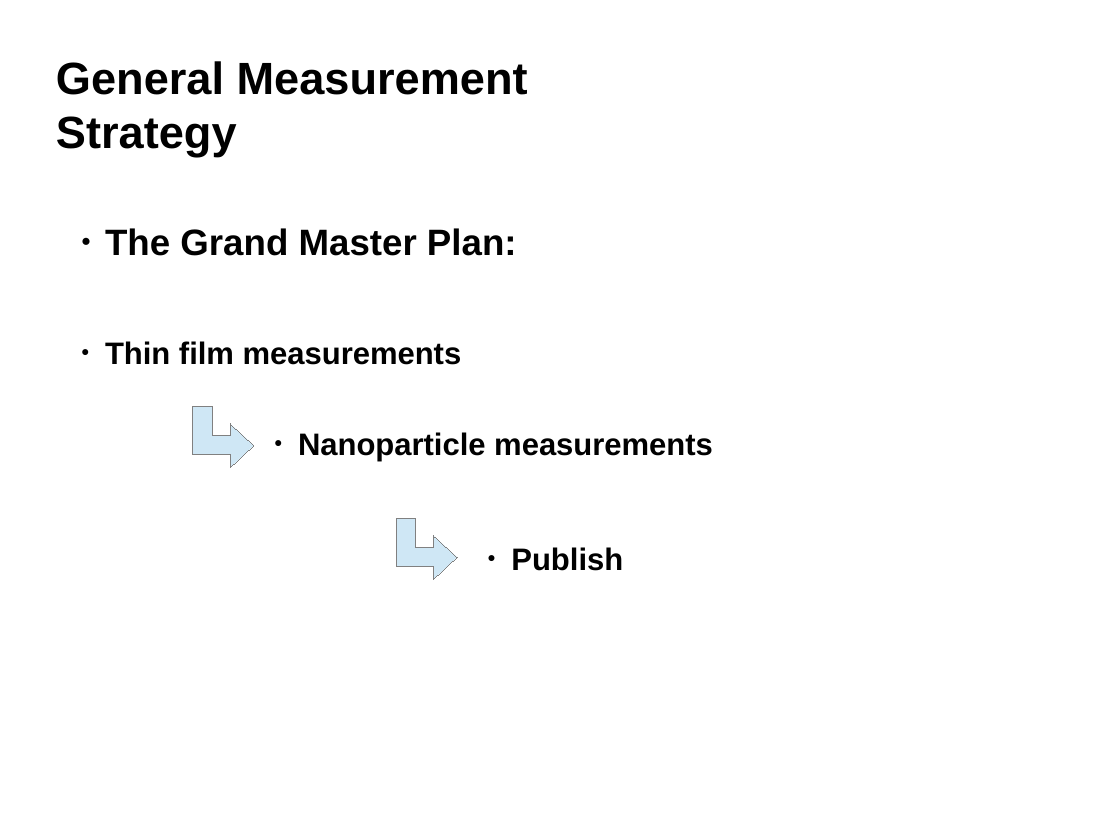
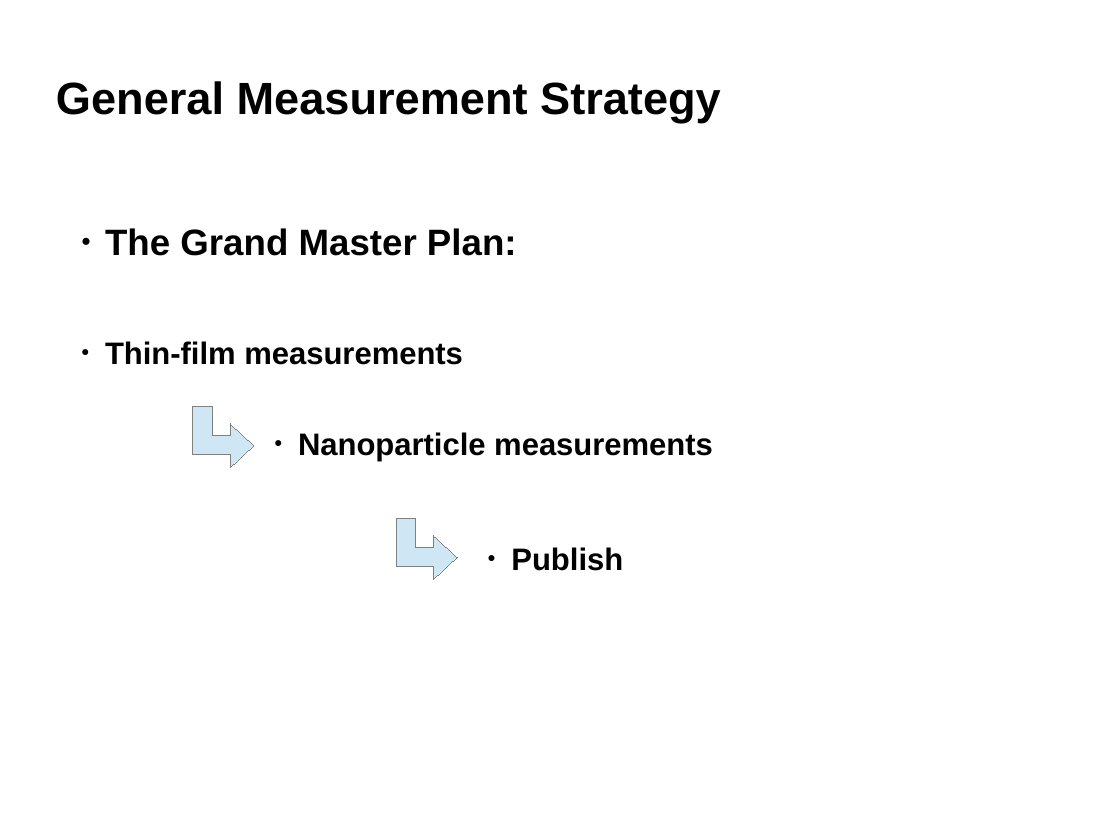
Before and after one commit to robertjensen/Thesis, a slide deck: slide 11 of defence/presentaation.odp (slide 9 before the commit). Drawn at 1120x840 pixels with LibreOffice and Linux fonts; fonts in the diff are those of the drawing; background and template pictures are left out. Boxes give left, top, right and bottom in pixels: in the first picture for what was removed or moved away, otherwise in the second. Text is boxed around its words. In the diff, an @@ line names an element or a change of style, - is before the commit and + after.

```diff
--- a/defence/presentaation.odp
+++ b/defence/presentaation.odp
@@ title "General Measurement Strategy" rewrapped from (56,61,528,157) to (56,81,721,123) @@
@@ text at (105,341,463,365): text changed @@
-● Thin film measurements
+● Thin-film measurements
```
Also in this commit, not shown: 10 other slides changed, 10 slides added, 5 slides removed, 10 other files.
